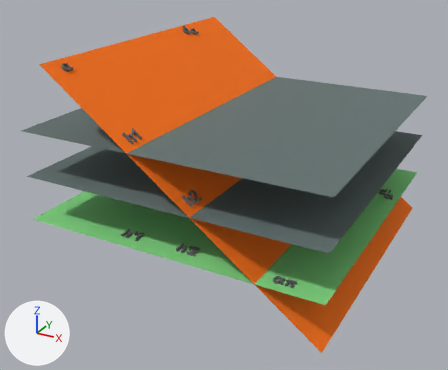
Two versions of the glTF model vr/reta_declive.glb, one commit apart.
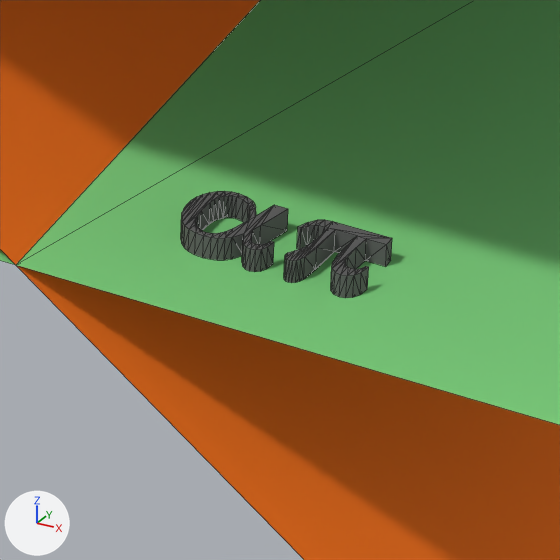
The first picture shows the older version from a camera (50 mm lens) standing at (2.4, -4.53, 1.92) and looking at (0.03, -0.2, -0.24). The close-ups show both versions on the part from 56% to 71% of the width and 69% to 86% of the height of that picture; other places that the commit changed are outside them. The lights are fixed; the arrows at lower left show +X, +Y and +Z. The close-ups show mesh edges as thin lines. Where no turn or scale is listed for an object, it has been applied to the vertices. Vertices at the same position are counted once.

Objects in the first close-up: 'ap', 'root'.
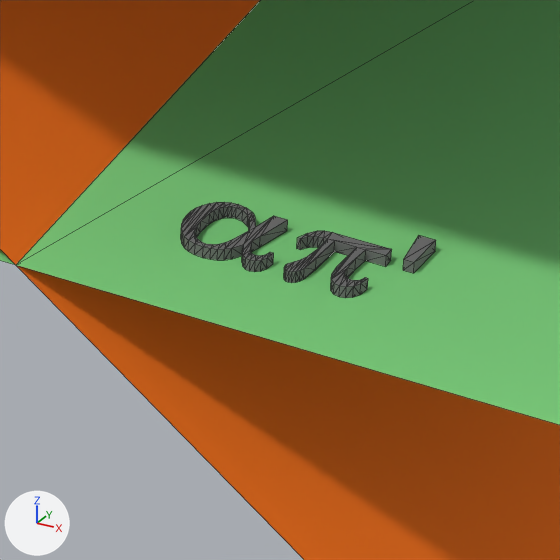
Diff of the bpy script that builds the scene:
```diff
--- a/vr/reta_declive.glb.py
+++ b/vr/reta_declive.glb.py
@@ mat_0134_dimgray @@
 mat_0134_dimgray = principled_material('0134_DimGray')
-mat_0134_dimgray.base_color = (0.142, 0.142, 0.142)  # dark grey #696969
+mat_0134_dimgray.base_color = (0.187, 0.187, 0.187)  # grey #787878
 mat_0134_dimgray.metallic = 0.1
@@ me_mesh_7 @@
 me_mesh_7.from_pydata(...)  # 240 vertices, 476 faces; spans x 0.944..1.103, y -1.201..-1.132, z -0.39..-0.37
 # used by ob_ap; location = (0.0, 0.0, 0.0)
+# me_mesh_7 part 1: the whole mesh is scaled about its middle by (1, 1, 0.5), then moved by (0.0, 0.0, -0.005)
 me_mesh_7.materials.append(mat_0134_dimgray)
@@ me_mesh_11 @@
+me_mesh_11.from_pydata([(1.1282, -1.1056, -0.39), (1.1168, -1.1426, -0.39), (1.114, -1.1056, -0.39), (1.1254, -1.1426, -0.39), (1.1168, -1.1426, -0.38), (1.1282, -1.1056, -0.38), (1.114, -1.1056, -0.38), (1.1254, -1.1426, -0.38)], [], [(0, 1, 2), (1, 0, 3), (4, 5, 6), (5, 4, 7), (0, 7, 3), (7, 0, 5), (7, 1, 3), (1, 7, 4), (6, 1, 4), (1, 6, 2), (6, 0, 2), (0, 6, 5)])
+me_mesh_11.materials.append(mat_0134_dimgray)  # grey #787878
@@ ob_x @@
+ob_x = bpy.data.objects.new("'", me_mesh_11)
+ob_x.location = (0.0, 0.0, 0.0)
```

Boxes [x1, y1, x2, y2] around the edits, measured in the close-ups (560 x 560 px):
'ap', recoloured, mesh rescaled (10% shorter)
    before: [181, 191, 392, 298]
    after: [181, 202, 391, 298]
"'", added
    after: [403, 235, 436, 273]
